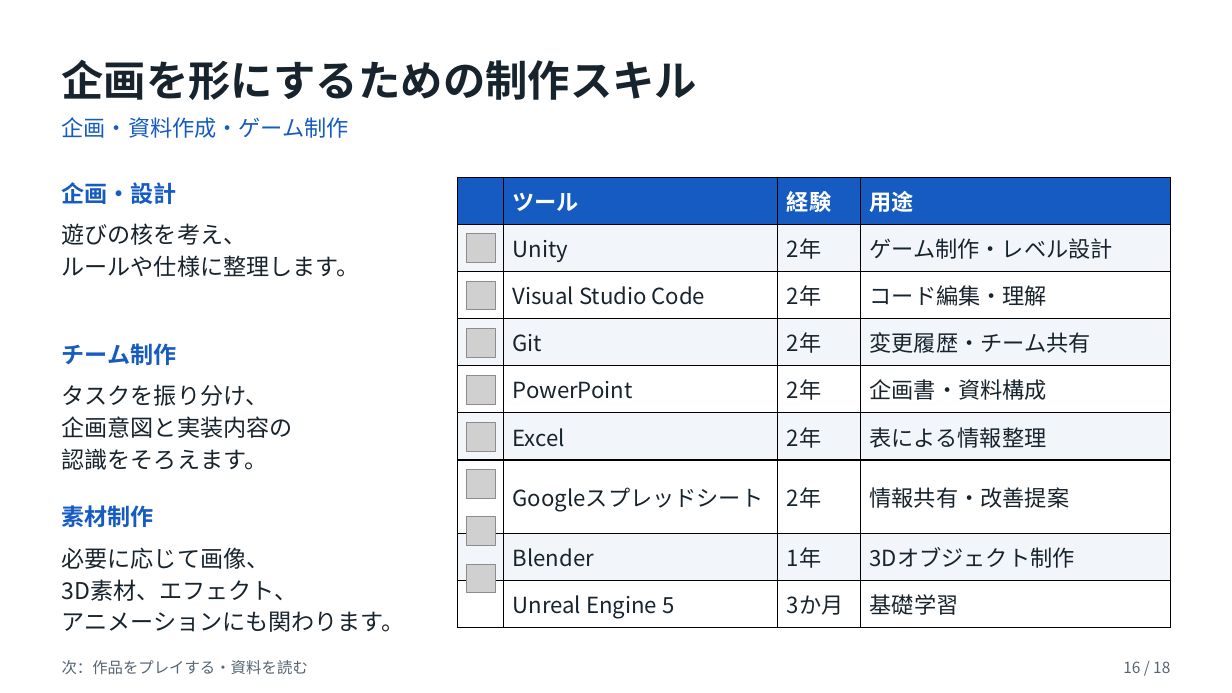
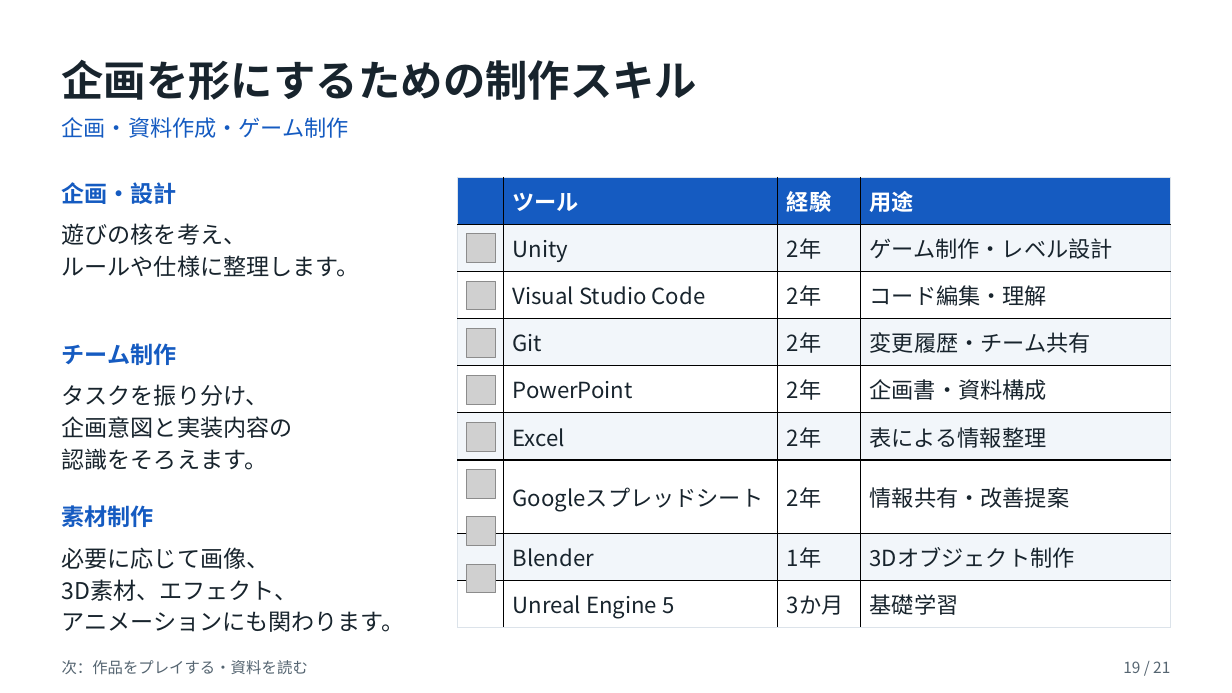
Before and after one commit to kuon-haruto/portfolio, a slide deck: slide 19 of documents/portfolio/島本善太_ポートフォリオ.pptx (slide 16 before the commit). Drawn at 1232x693 pixels with LibreOffice and Linux fonts; fonts in the diff are those of the drawing; grey boxes stand for pictures. Boxes give left, top, right and bottom in pixels: in the first picture for what was removed or moved away, otherwise in the second. Text is boxed around its words. In the diff, an @@ line names an element or a change of style, - is before the commit and + after.

```diff
--- a/documents/portfolio/島本善太_ポートフォリオ.pptx
+++ b/documents/portfolio/島本善太_ポートフォリオ.pptx
@@ table at box(457, 177, 1171, 623) @@
@@ borders changed @@
@@ text at box(1123, 661, 1170, 673): text changed @@
-16 / 18
+19 / 21
```
Also in this commit, not shown: 17 other slides changed, 3 slides added, 3 other files.
